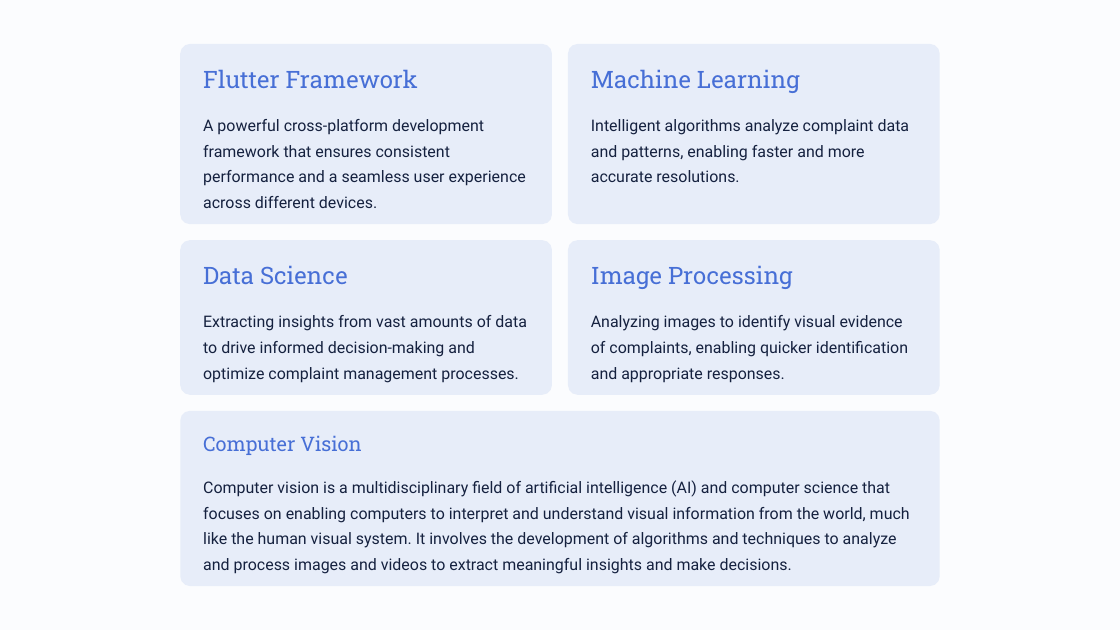
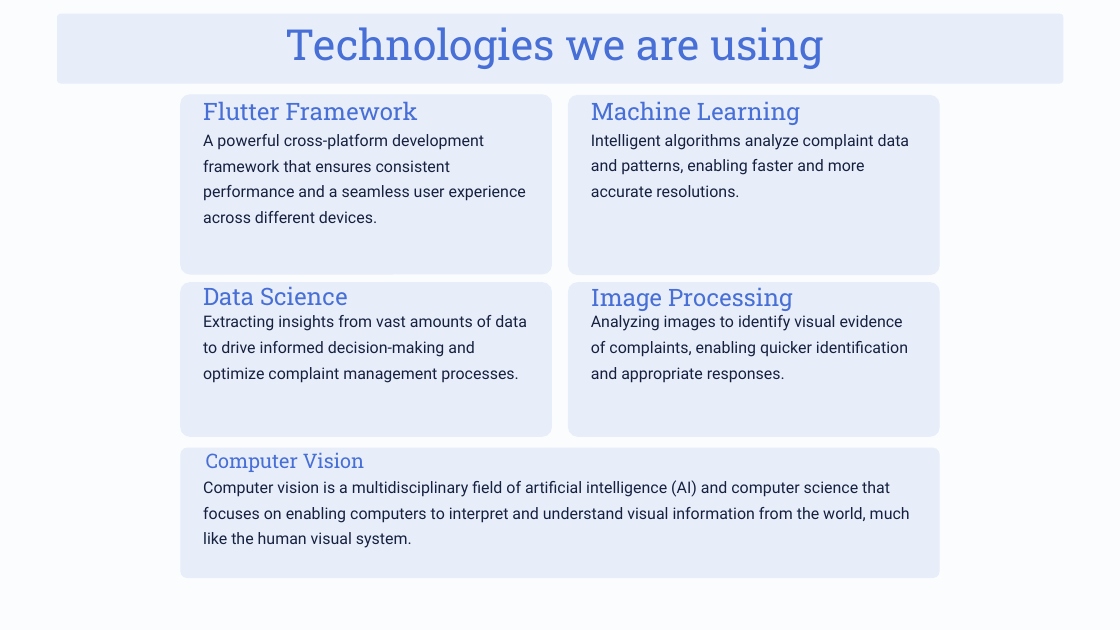
Before and after one commit to Roxhitttt/NMC-Final-Year-Project, a slide deck: slide 3 of NMC final yr project/Complaint-Registration-Application-for-UrbanRural-Areas.pptx. Drawn at 1120x630 pixels with LibreOffice and Linux fonts; fonts in the diff are those of the drawing. Boxes give left, top, right and bottom in pixels: in the first picture for what was removed or moved away, otherwise in the second. Text is boxed around its words. In the diff, an @@ line names an element or a change of style, - is before the commit and + after.

```diff
--- a/NMC final yr project/Complaint-Registration-Application-for-UrbanRural-Areas.pptx
+++ b/NMC final yr project/Complaint-Registration-Application-for-UrbanRural-Areas.pptx
@@ rectangle added at [0, 25, 1120, 630], fill #EDF1F8 @@
@@ rounded rectangle added at [57, 14, 1064, 84], fill #E7EDF9, 44 pt, text #476FD6 @@
+Technologies we are using
@@ rounded rectangle: place and size @@
-rounded rectangle at [181, 44, 552, 224]
+rounded rectangle at [181, 94, 552, 274]
@@ text "Flutter Framework": place and size @@
-text "Flutter Framework" at [203, 69, 418, 88]
+text "Flutter Framework" at [203, 101, 418, 120]
@@ rounded rectangle: place and size @@
-rounded rectangle at [568, 44, 939, 224]
+rounded rectangle at [568, 95, 939, 275]
@@ text "Machine Learning": place and size @@
-text "Machine Learning" at [591, 69, 800, 93]
+text "Machine Learning" at [591, 101, 800, 125]
@@ text "A powerful cross-platform development framework ...": place and size @@
-text "A powerful cross-platform development framework ..." at [203, 119, 526, 208]
+text "A powerful cross-platform development framework ..." at [203, 134, 526, 223]
@@ text "Intelligent algorithms analyze complaint data ...": place and size @@
-text "Intelligent algorithms analyze complaint data ..." at [591, 119, 910, 182]
+text "Intelligent algorithms analyze complaint data ..." at [591, 134, 910, 197]
@@ rounded rectangle: place and size @@
-rounded rectangle at [181, 240, 552, 395]
+rounded rectangle at [181, 282, 552, 437]
@@ text "Data Science": place and size @@
-text "Data Science" at [203, 265, 348, 284]
+text "Data Science" at [203, 286, 348, 305]
@@ rounded rectangle: place and size @@
-rounded rectangle at [568, 240, 939, 395]
+rounded rectangle at [568, 282, 939, 437]
@@ text "Image Processing": place and size @@
-text "Image Processing" at [591, 265, 793, 289]
+text "Image Processing" at [591, 287, 793, 311]
@@ rounded rectangle: place and size @@
-rounded rectangle at [181, 411, 940, 586]
+rounded rectangle at [181, 447, 940, 578]
@@ text "Computer Vision": place and size @@
-text "Computer Vision" at [203, 435, 361, 455]
+text "Computer Vision" at [206, 452, 364, 472]
@@ text at [203, 480, 910, 548]: text changed @@
-Computer vision is a multidisciplinary field of artificial intelligence (AI) and computer science that focuses on enabling computers to interpret and understand visual information from the world, much like the human visual system. It involves the development of algorithms and techniques to analyze and process images and videos to extract meaningful insights and make decisions.
+Computer vision is a multidisciplinary field of artificial intelligence (AI) and computer science that focuses on enabling computers to interpret and understand visual information from the world, much like the human visual system.
```
Also in this commit, not shown: 4 other slides changed, 1 slide added, 8 other files.
